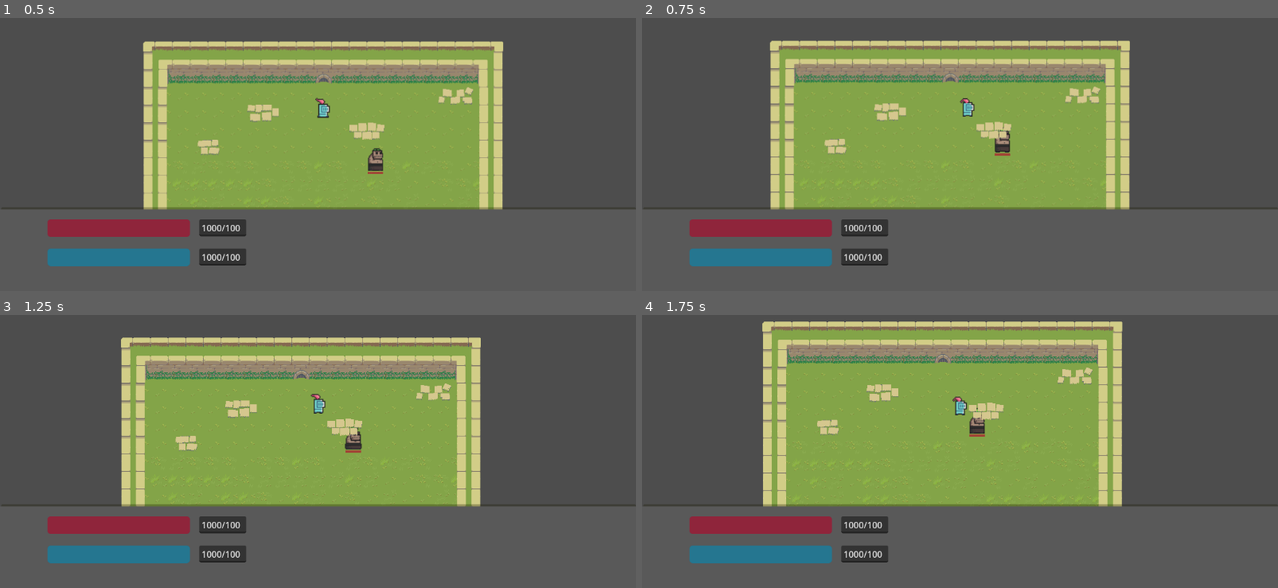
Above: before the commit, frames 1-4 (two rows, left to right).
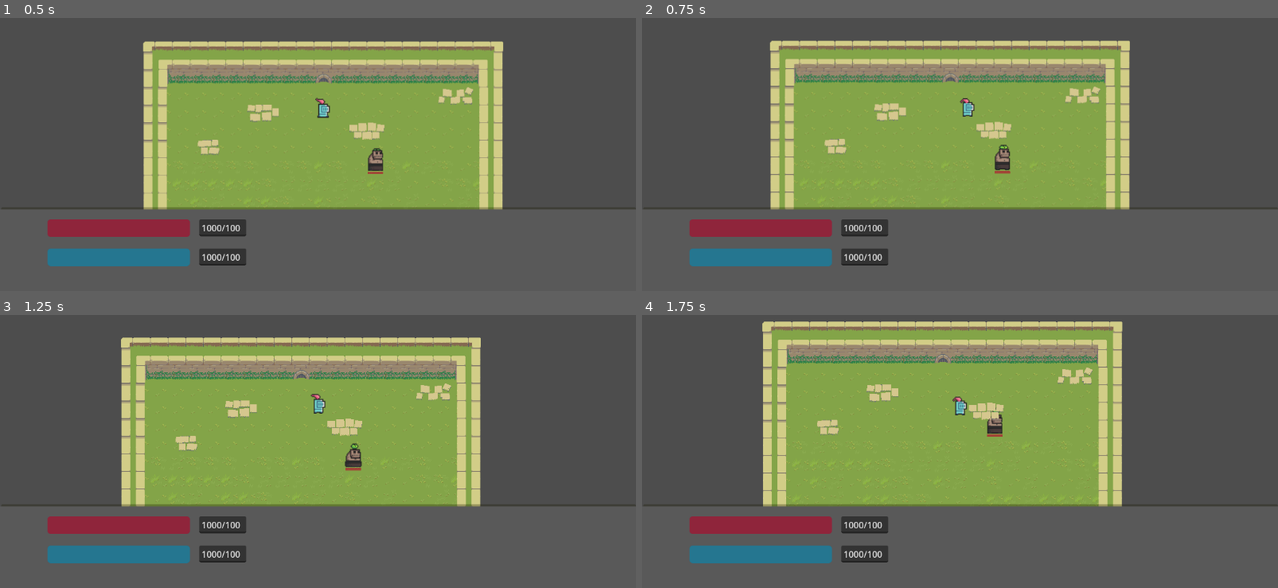
Above: after the commit, the same moments.

Repository: GilbertzRivi/DonDoon
Game: Godot game, scene res://scenes/main.tscn
The game is run twice, just before and just after one commit, with the same random seed, the same clock (stepped at 60 frames per second) and the same inputs.
Inputs:
- Up to frame 1 (0.5 s): no input
- Up to frame 2 (0.75 s): hold D (right) from 0.53 s (still down)
- Up to frame 3 (1.25 s): keep holding D (right)
- Up to frame 4 (1.75 s): release D (right) at 1.28 s; hold S (down) from 1.28 s (still down)

Frame 1 is identical in both runs. In frame 2, 0.3% of the frame differs, in the area x 55-58%, y 39-58%; in frame 3, 0.3%; in frame 4, 0.3%, in the area x 51-57%, y 33-45%.

Commit message:
upgrades people upgrades

Diff:
--- a/scenes/UI.tscn
+++ b/scenes/UI.tscn
@@ -7,6 +7,8 @@
 anchors_preset = 15
 anchor_right = 1.0
 anchor_bottom = 1.0
+grow_horizontal = 2
+grow_vertical = 2
 script = ExtResource("1")
 
 [node name="CanvasLayer" type="CanvasLayer" parent="."]
--- a/scenes/main.tscn
+++ b/scenes/main.tscn
@@ -185,7 +185,5 @@
 script = ExtResource("4")
 
 [node name="UI" parent="." instance=ExtResource("6")]
-layout_mode = 3
-anchors_preset = 15
 grow_horizontal = 2
 grow_vertical = 2
--- a/scripts/Map.gd
+++ b/scripts/Map.gd
@@ -72,8 +72,7 @@
 		enemy.set_hp(15)
 		enemy.attack_range = 1.5
 		enemy.damage = 5
-		enemy.attack_speed = 1
-		enemy.move_speed = 1
+		enemy.speed = 1
 		enemy.dropped_xp = 10
 		enemy.add_to_group("enemies")
 
@@ -83,13 +82,7 @@
 func update_enemies():
 	var player = $"../Player"
 	for enemy in get_tree().get_nodes_in_group("enemies"):
-		if distance(enemy.position, player.position)/32 <= 20:
-			var attacked = enemy.attack(player)
-			var moved = false
-			if not attacked:
-				moved = enemy.move_to_player(player)
-			if moved or attacked:
-				await get_tree().create_timer(1/60).timeout
+		enemy.action(player)
 	player.can_move = true
 
 func mtw_cords(pos: Vector2i) -> Vector2i:
--- a/scripts/Player.gd
+++ b/scripts/Player.gd
@@ -14,16 +14,35 @@
 var max_mana: int = 1000
 var mana: int = max_mana
 var can_move: bool = true
-var attack_range: float = 1.5
-var damage: int = 10
 var game_over: bool = false
-var crit_chance: int = 5 # %
-var crit_multiplier: float = 1.5
-var damage_range: int = 15 # +- damage given in %
 var xp: int = 0
 var level: int = 1
 var level_treshold: int = level * 125
 var skill_points: int = 0
+var move_speed: int = 1
+var moved_tiles: int = 0
+var attacked_times: int = 0
+var actions_done: int = 0
+var fists = {
+	"name": "fists",
+	"damage": 5,
+	"damage_range": 15,
+	"crit_chance": 5,
+	"crit_multiplier": 1.5,
+	"attack_speed": 2,
+	"range": 1
+}
+var eq = {
+	"wesapon": {
+		"name": "stick",
+		"damage": 5,
+		"damage_range": 15,
+		"crit_chance": 2.5,
+		"crit_multiplier": 0.5,
+		"attack_speed": 1,
+		"range": 1.5
+		}
+}
 
 func _ready():
 	position = position.snapped(Vector2.ONE * tile_size)
@@ -34,14 +53,24 @@
 	_animated_sprite.play("idle")
 
 func _unhandled_input(event):
+	var Map = get_tree().current_scene.get_node("Map")
 	if can_move and !game_over:
 		if event.is_action_pressed("inventory"):
 			inventory()
-		for dir in inputs.keys():
-			if event.is_action_pressed(dir):
-				move(dir)
-	else:
-		return
+		if actions_done == 0:
+			if (event.is_action_pressed("down") or event.is_action_pressed("up") or
+				event.is_action_pressed("left") or event.is_action_pressed("right")):
+				for dir in inputs.keys():
+					if event.is_action_pressed(dir):
+						move(dir)
+				moved_tiles += 1
+				if moved_tiles >= move_speed:
+					actions_done += 1
+					moved_tiles = 0
+		else:
+			can_move = false
+			Map.update_enemies()
+			actions_done = 0
 
 func move(dir):
 	var Map = get_tree().current_scene.get_node("Map")
@@ -49,19 +78,28 @@
 	ray.force_raycast_update()
 	if !ray.is_colliding():
 		position += inputs[dir] * tile_size
-		can_move = false
 		if dir == "down" and int(position.y/tile_size) % 4 == 0:
 			Map.generate_new_row()
-		Map.update_enemies()
 
 func attack(enemy):
 	var Map = get_tree().current_scene.get_node("Map")
-	var calculated_damage = calculate_damage(damage)
-	if (abs(enemy.global_position.x - self.position.x) < tile_size * attack_range and
-		abs(enemy.global_position.y - self.position.y) < tile_size * attack_range):
-		enemy.hit(self, damage)
+	if can_move and not game_over and not actions_done:
+		var calculated_damage
+		var weapon = fists
+		if eq.has('weapon'):
+			weapon = eq['weapon']
+		calculated_damage = calculate_damage(weapon)
+		var distance = sqrt(pow(enemy.position.x - self.position.x, 2) + pow(enemy.position.y - self.position.y, 2))
+		if distance <= tile_size * weapon["range"]:
+			enemy.hit(self, calculated_damage)
+		attacked_times += 1
+		if attacked_times >= weapon["attack_speed"]:
+			actions_done += 1
+	if actions_done:
 		can_move = false
 		Map.update_enemies()
+		actions_done = 0
+
 
 func hit(given_damage):
 	hp -= given_damage
@@ -71,12 +109,12 @@
 		$"../UI".add_child(game_over_screen)
 	$"../UI".set_hp_bar(max_hp, hp)
 
-func calculate_damage(given_damage) -> int:
+func calculate_damage(weapon) -> int:
 	var calculated_damage = 1
-	var d_range: float = given_damage*damage_range/100
-	calculated_damage = damage + (d_range - (randi()%int(d_range*2)+1))
-	if randi()%100+1 < crit_chance:
-		calculated_damage *= crit_multiplier
+	var d_range: float = round(weapon['damage']*weapon['damage_range']/100)+1
+	calculated_damage = weapon["damage"] + (d_range - (randi()%int(d_range*2)+1))
+	if randi()%100+1 < weapon["crit_chance"]:
+		calculated_damage *= weapon["crit_multiplier"]
 	return calculated_damage
 
 func add_xp(xp_amount):
--- a/scripts/enemy.gd
+++ b/scripts/enemy.gd
@@ -6,18 +6,30 @@
 			"left": Vector2.LEFT,
 			"up": Vector2.UP,
 			"down": Vector2.DOWN}
-var hp: int = 0
-var damage: int = 0
-var attack_range: float = 0
+var hp: int
+var damage: int
+var attack_range: float
 var ray_move: RayCast2D
 var last_seen_player: Vector2 = Vector2(0, 0)
-var move_speed = 0
-var attack_speed = 0
-var dropped_xp = 0
+var speed: int
+var dropped_xp: int
 
 func _ready():
 	_animated_sprite.play("idle")
 	$Button.pressed.connect(self.being_attacked)
+
+func distance(pos1: Vector2i, pos2: Vector2i) -> float:
+	return sqrt(pow(pos1.x - pos2.x, 2) + pow(pos1.y - pos2.y, 2))
+
+func action(player):
+	if distance(self.global_position, player.position)/32 <= 20:
+		for i in range(speed):
+			var attacked = self.attack(player)
+			var moved = false
+			if not attacked:
+				moved = self.move_to_player(player)
+			if moved or attacked:
+				await get_tree().create_timer(speed/60).timeout
 
 func move_to_player(player):
 	var Map = get_tree().current_scene.get_node("Map")
@@ -33,13 +45,12 @@
 	var player_pos = Map.local_to_map(last_seen_player)
 	var direction_to_player = Vector2(player_pos.x - enemy_pos.x, player_pos.y - enemy_pos.y)
 	var moved = false
-	for i in range(move_speed):
-		var dir = choose_direction(direction_to_player)
-		ray_parameters = PhysicsRayQueryParameters2D.create(position, position + (directions[dir] * tile_size), 2, [self])
-		result = space_state.intersect_ray(ray_parameters)
-		if len(result) == 0:
-			position += directions[dir] * tile_size
-			moved = true
+	var dir = choose_direction(direction_to_player)
+	ray_parameters = PhysicsRayQueryParameters2D.create(position, position + (directions[dir] * tile_size), 2, [self])
+	result = space_state.intersect_ray(ray_parameters)
+	if len(result) == 0:
+		position += directions[dir] * tile_size
+		moved = true
 	return moved
 
 func set_hp(setted_hp):
@@ -57,11 +68,10 @@
 
 func attack(player) -> bool:
 	var attacked = false
-	for i in range(attack_speed):
-		var distance = sqrt(pow(position.x - player.position.x,2) + pow(position.y - player.position.y,2))
-		if distance <= attack_range * tile_size:
-			player.hit(damage)
-			attacked = true
+	var distance = sqrt(pow(position.x - player.position.x,2) + pow(position.y - player.position.y,2))
+	if distance <= attack_range * tile_size:
+		player.hit(damage)
+		attacked = true
 	return attacked
 
 func choose_direction(direction_to_player: Vector2):
